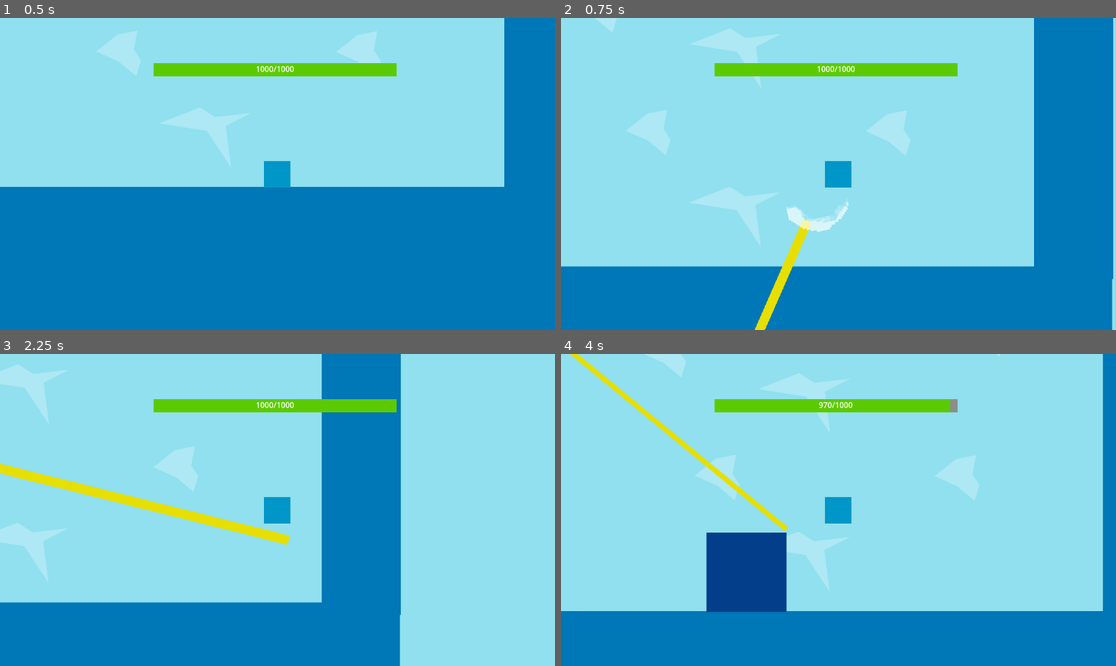
Above: before the commit, frames 1-4 (two rows, left to right).
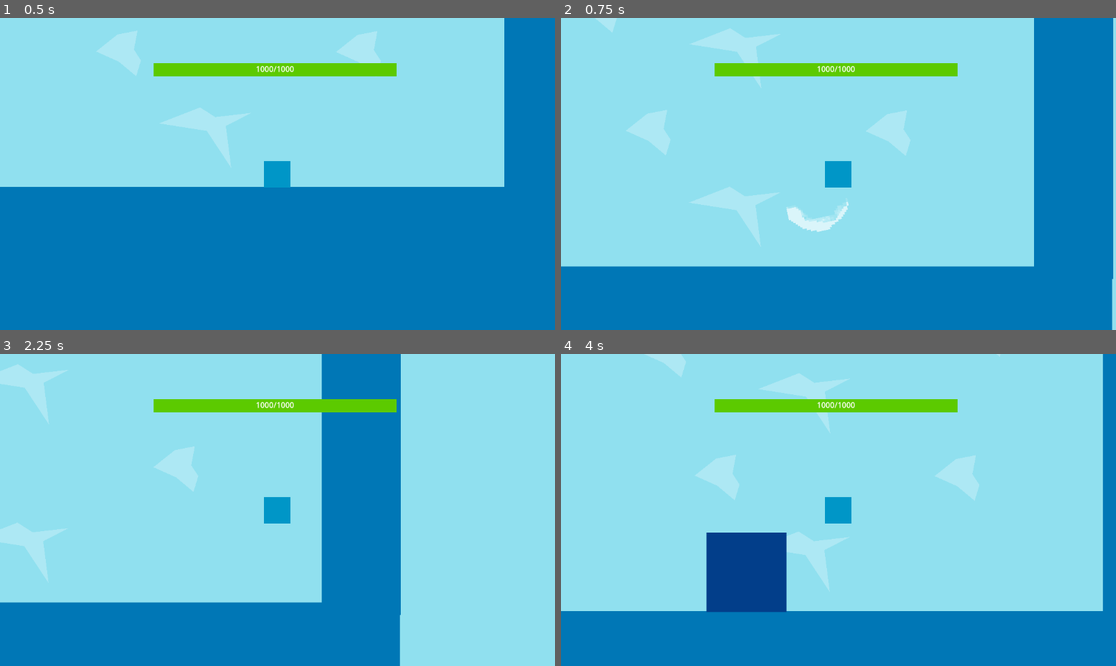
Above: after the commit, the same moments.

Repository: lostlp09/BlockStory
Game: Godot game, scene res://Bosscene.tscn
Same seed, same stepped clock (60 frames per second), same inputs: the game is played once before the commit and once after it. This scene is started directly instead of the project's main scene.
Inputs (mouse positions are in pixels of both pictures, inside the frame that each line leads up to):
- Up to frame 1 (0.5 s): no input
- Up to frame 2 (0.75 s): tap Enter (ui_accept) at 0.5 s; move the mouse to (810, 236) at 0.52 s; hold Right (ui_right) from 0.53 s (still down); tap Q (Beam) at 0.6 s; click (810, 236) at 0.67 s
- Up to frame 3 (2.25 s): tap Enter (ui_accept) at 0.77, 1.52, 2 s; move the mouse to (444, 556) at 1.27 s; click (444, 556) at 1.35 s; tap Q (Beam) at 1.55, 2.1 s; move the mouse to (111, 463) at 2.02 s; release Right (ui_right) at 2.03 s; hold Left (ui_left) from 2.03 s (still down)
- Up to frame 4 (4 s): keep holding Left (ui_left); move the mouse to (866, 510) at 2.77 s; tap E (Dash) at 2.85 s; click (866, 510) at 2.92 s; tap Enter (ui_accept) at 3.02, 3.77 s; tap Q (Beam) at 3.05, 3.8 s; move the mouse to (755, 432) at 3.52 s; tap Alt at 3.6 s

Frame 1 is identical in both runs. In frame 2, 0.7% of the frame differs, in the area x 34-46%, y 64-100%; in frame 3, 1.7%, in the area x 0-53%, y 35-62%; in frame 4, 1.0%.
Error after the commit: Attempt to call function 'reloadAbility' in base 'null instance' on a null instance. (res://ability.gd:14)

Commit message:
created ability bar cooldown display

Diff:
--- a/new_game_project/ability.gd
+++ b/new_game_project/ability.gd
@@ -1,5 +1,5 @@
 extends Node2D
-
+@onready var playergui =$"../../CanvasLayer/PlayerGUi"
 @onready var World = $"../.."
 @onready var player = $".."
 const BeamEffect = preload("res://beameffekt.tscn")
@@ -11,6 +11,7 @@
 func _physics_process(delta: float) -> void:
 	if Input.is_action_just_pressed("Beam"):
 		if AllowToBeam:
+			playergui.reloadAbility()
 			Beam()
 
 
--- a/new_game_project/node_2d.tscn
+++ b/new_game_project/node_2d.tscn
@@ -72,12 +72,28 @@
 scale = Vector2(0.19, 2.2800004)
 
 [node name="Block7" parent="Map/Blocks" unique_id=1240501441 instance=ExtResource("4_kdubu")]
-position = Vector2(1134, -1437)
+position = Vector2(1108, -1403.9999)
 scale = Vector2(0.106375806, 2.2800004)
 
+[node name="Block10" parent="Map/Blocks" unique_id=39894445 instance=ExtResource("4_kdubu")]
+position = Vector2(-158.00005, -1475.9999)
+scale = Vector2(0.42637548, 0.32000053)
+
+[node name="Block12" parent="Map/Blocks" unique_id=749100644 instance=ExtResource("4_kdubu")]
+position = Vector2(-152, -1843)
+scale = Vector2(0.266375, 0.12000053)
+
+[node name="Block13" parent="Map/Blocks" unique_id=288759885 instance=ExtResource("4_kdubu")]
+position = Vector2(312, -1907)
+scale = Vector2(0.266375, 0.12000053)
+
+[node name="Block11" parent="Map/Blocks" unique_id=550908420 instance=ExtResource("4_kdubu")]
+position = Vector2(-382, -2064)
+scale = Vector2(0.106375515, 1.9599996)
+
 [node name="Block9" parent="Map/Blocks" unique_id=1350249368 instance=ExtResource("4_kdubu")]
-position = Vector2(604, -1314)
-scale = Vector2(0.3542872, 0.049645584)
+position = Vector2(452, -1358)
+scale = Vector2(0.2984182, 0.11864152)
 
 [node name="Block3" parent="Map/Blocks" unique_id=329699719 instance=ExtResource("4_kdubu")]
 position = Vector2(933.00006, 13)
@@ -121,28 +137,25 @@
 position = Vector2(855, -688)
 
 [node name="Node2D3" parent="." unique_id=1449949106 instance=ExtResource("5_kdubu")]
-position = Vector2(636, -1336)
+position = Vector2(484, -1380)
 
 [node name="Node2D4" parent="." unique_id=11408230 instance=ExtResource("5_kdubu")]
-position = Vector2(692, -1336)
+position = Vector2(540, -1380)
 
 [node name="Node2D5" parent="." unique_id=757735701 instance=ExtResource("5_kdubu")]
-position = Vector2(748, -1336.76)
+position = Vector2(596, -1380.76)
 
 [node name="Node2D6" parent="." unique_id=1878557596 instance=ExtResource("5_kdubu")]
-position = Vector2(803, -1336)
+position = Vector2(651, -1380)
 
 [node name="Node2D7" parent="." unique_id=276073033 instance=ExtResource("5_kdubu")]
-position = Vector2(857, -1336)
+position = Vector2(705, -1380)
 
 [node name="Node2D8" parent="." unique_id=419459247 instance=ExtResource("5_kdubu")]
-position = Vector2(912, -1336)
+position = Vector2(760, -1380)
 
 [node name="Node2D9" parent="." unique_id=134429156 instance=ExtResource("5_kdubu")]
-position = Vector2(967, -1336)
-
-[node name="Node2D10" parent="." unique_id=739776711 instance=ExtResource("5_kdubu")]
-position = Vector2(1021, -1336)
+position = Vector2(815, -1380)
 
 [node name="Node2D2" parent="." unique_id=697620591 instance=ExtResource("5_kdubu")]
 position = Vector2(1050, -690)
--- a/new_game_project/player.gd
+++ b/new_game_project/player.gd
@@ -1,4 +1,5 @@
 extends CharacterBody2D
+@onready var playergui =$"../CanvasLayer/PlayerGUi"
 const MaxVelocity_X = 600
 @onready var Camera = $"../Camera2D"
 const MaxGravity = -40
--- a/new_game_project/player_g_ui.gd
+++ b/new_game_project/player_g_ui.gd
@@ -1,5 +1,6 @@
 extends Control
 @onready var Healthbar = $ProgressBar
+@onready var abilitybar = $abilitybar
 var player = false
 # Called when the node enters the scene tree for the first time.
 func _ready() -> void:
@@ -11,3 +12,11 @@
 func _process(delta: float) -> void:
 	if player:
 		Healthbar.value = player.Health
+
+func reloadAbility():
+	abilitybar.value = 0
+	var timer = get_tree().create_timer(1)
+	while timer.time_left != 0:
+		abilitybar.value = 100 * (1-timer.time_left)
+		await get_tree().process_frame
+	abilitybar.value = 100
--- a/new_game_project/player_g_ui.tscn
+++ b/new_game_project/player_g_ui.tscn
@@ -4,6 +4,7 @@
 [ext_resource type="Theme" uid="uid://bw33ya7ajjkkj" path="res://healtbarTheme.tres" id="2_it1ku"]
 
 [sub_resource type="StyleBoxFlat" id="StyleBoxFlat_it1ku"]
+bg_color = Color(0.39719057, 0.3961694, 1, 1)
 
 [sub_resource type="Theme" id="Theme_shmnq"]
 ProgressBar/styles/background = SubResource("StyleBoxFlat_it1ku")
@@ -26,7 +27,7 @@
 offset_bottom = 64.0
 theme = ExtResource("2_it1ku")
 
-[node name="ProgressBar2" type="ProgressBar" parent="." unique_id=1490037414]
+[node name="abilitybar" type="ProgressBar" parent="." unique_id=1490037414]
 layout_mode = 0
 offset_left = 13.0
 offset_top = 80.0
@@ -34,3 +35,10 @@
 offset_bottom = 107.0
 theme = SubResource("Theme_shmnq")
 show_percentage = false
+
+[node name="Label" type="Label" parent="abilitybar" unique_id=419293639]
+layout_mode = 0
+offset_right = 165.0
+offset_bottom = 23.0
+text = "Beam"
+horizontal_alignment = 1
